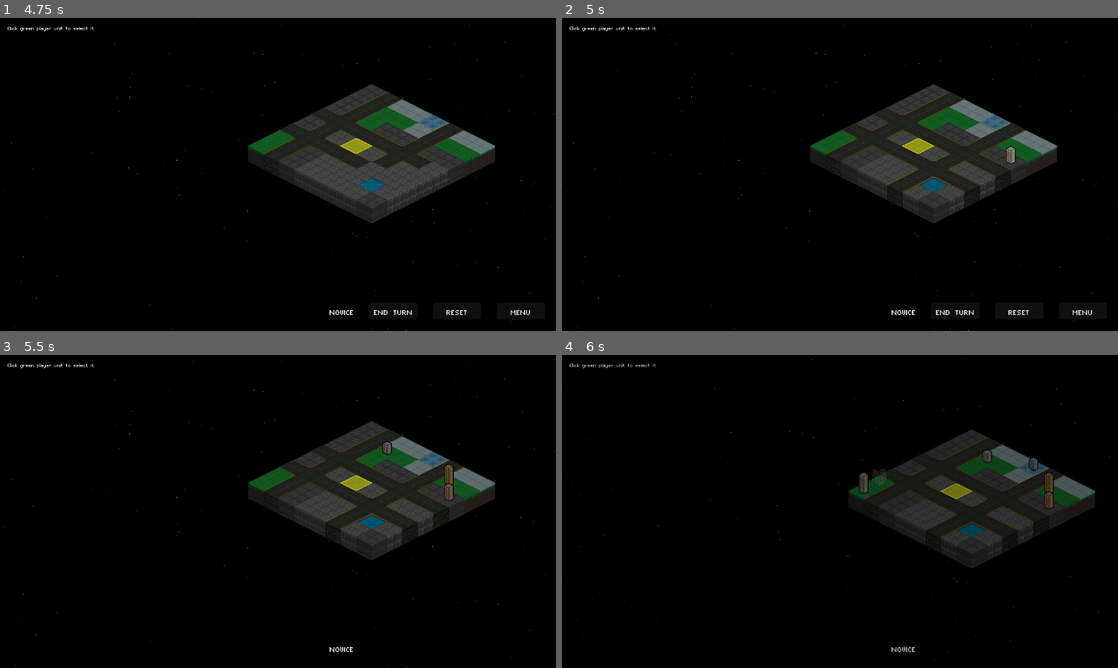
Above: before the commit, frames 1-4 (two rows, left to right).
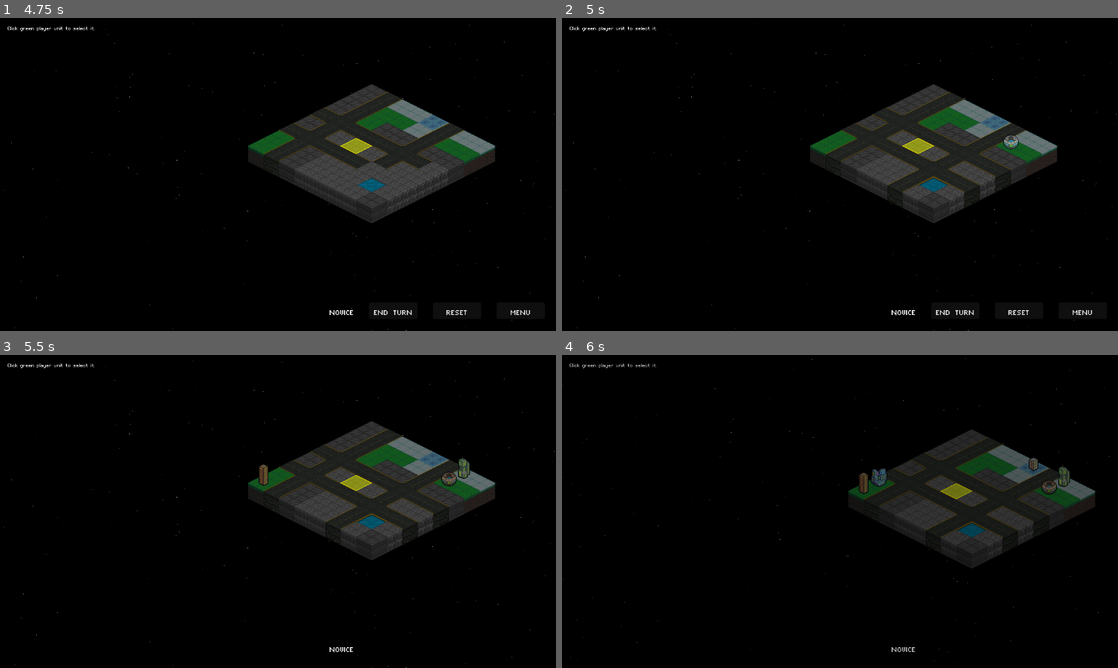
Above: after the commit, the same moments.

Repository: Tekknobot/Terrain
Game: Godot game, scene res://Scenes/TitleScreen.tscn
Same seed, same stepped clock (60 frames per second), same inputs: the game is played once before the commit and once after it. Sound files missing from this copy of the repository are replaced by a short silence.
Inputs (mouse positions are in pixels of both pictures, inside the frame that each line leads up to):
- Up to frame 1 (4.75 s): click "PLAY" at 0.5 s; tap Enter (ui_accept) at 1.25, 1.52, 3.5, 4.25, 4.52 s; move the mouse to (400, 158) at 1.27 s; click (400, 158) at 1.42 s; drag from (166, 190) to (294, 215) at 2.02 s; move the mouse to (333, 105) at 2.77 s; click (333, 105) at 2.92 s; drag from (250, 237) to (361, 140) at 3.52 s; move the mouse to (444, 221) at 4.27 s; click (444, 221) at 4.42 s
- Up to frame 2 (5 s): no input
- Up to frame 3 (5.5 s): click "RESET" at 5 s
- Up to frame 4 (6 s): drag from (673, 464) to (951, 524) at 5.77 s

Frame 1 is identical in both runs. In frame 2, 0.2% of the frame differs, in the area x 79-83%, y 37-47%; in frame 3, 0.5%; in frame 4, 0.5%, in the area x 53-92%, y 30-50%.

Commit message:
Update overall.

Diff:
--- a/Scenes/Main.tscn
+++ b/Scenes/Main.tscn
@@ -304,7 +304,7 @@
 theme_override_font_sizes/font_size = 32
 text = "END TURN"
 
-[node name="Reset" type="Button" parent="CanvasLayer/Control/HBoxContainer"]
+[node name="Reset" type="Button" parent="CanvasLayer/Control/HBoxContainer" groups=["Reset_Button"]]
 custom_minimum_size = Vector2(100, 32)
 layout_mode = 2
 theme_override_fonts/font = ExtResource("39_jffjd")
--- a/Scripts/Conclusion.gd
+++ b/Scripts/Conclusion.gd
@@ -25,6 +25,7 @@
 	# Update the result label without using a ternary.
 	if result == "win":
 		result_label.text = "Victory Upgrades!"
+
 		# Play the victory sound.
 		if victory_sound:
 			audio_player.stream = victory_sound
--- a/Scripts/RewardsUpgrades.gd
+++ b/Scripts/RewardsUpgrades.gd
@@ -42,7 +42,7 @@
 
 	# ─── LOCK MAP INPUT WHILE UI IS OPEN ─────────────────────────────────
 	var tilemap = get_tree().get_current_scene().get_node("TileMap")
-	tilemap.input_locked = true
+	#tilemap.input_locked = true
 	# ─────────────────────────────────────────────────────────────────────
 
 	panel.visible = true
--- a/Scripts/TileMap.gd
+++ b/Scripts/TileMap.gd
@@ -665,6 +665,8 @@
 	var attempts = 0
 	var max_attempts = grid_width * grid_height * 5
 
+	max_structures = randi_range(4, 9)
+
 	while count < max_structures and attempts < max_attempts:
 		attempts += 1
 		var x = randi() % grid_width
@@ -890,8 +892,8 @@
 
 
 func _input(event):
-	if GameData.in_upgrade_phase:
-		return
+	#if GameData.in_upgrade_phase:
+		#return
 
 	var turn_team = TurnManager.turn_order[TurnManager.current_turn_index]
 	if turn_team != TurnManager.Team.PLAYER or input_locked:
--- a/Scripts/TurnManager.gd
+++ b/Scripts/TurnManager.gd
@@ -56,6 +56,7 @@
 			result = "lose"
 		elif not enemy_units_exist:
 			result = "win"
+			reset_button.visible = false
 
 		var stats = {
 			"units_lost": calculate_units_lost(),
@@ -66,7 +67,6 @@
 			"coins": calculate_coins_reward()
 		}
 
-		reset_button.visible = false
 		_show_game_over_screen(result, stats, rewards)
 
 		print("🏁 Game Over — no units remain for one team. Turn will not start.")
@@ -294,6 +294,11 @@
 		hide_end_turn_button()
 		_launch_reward_phase(rewards)  # 🔥 Show upgrade screen
 		match_done = true
+
+		# Hide reset button
+		var reset_button = get_tree().get_nodes_in_group("Reset_Button")
+		reset_button[0].visible = false
+
 		return
 
 	# 🔁 Emit turn-end signals
